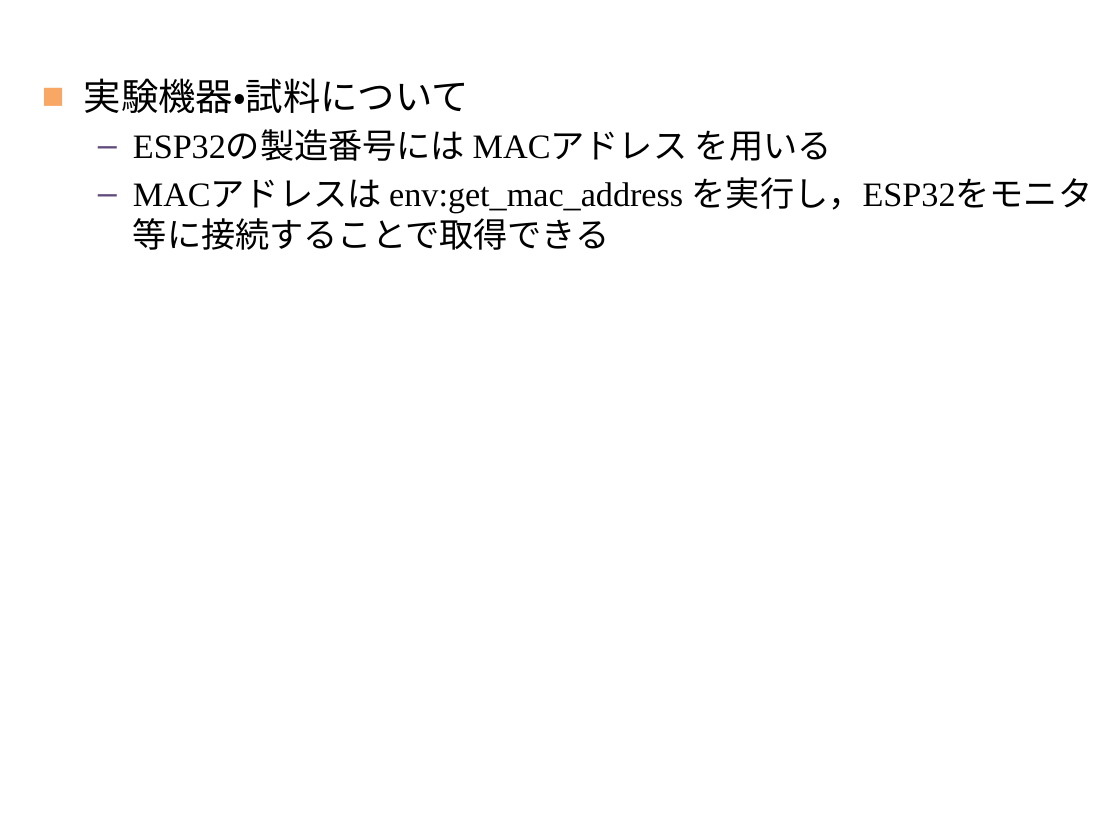
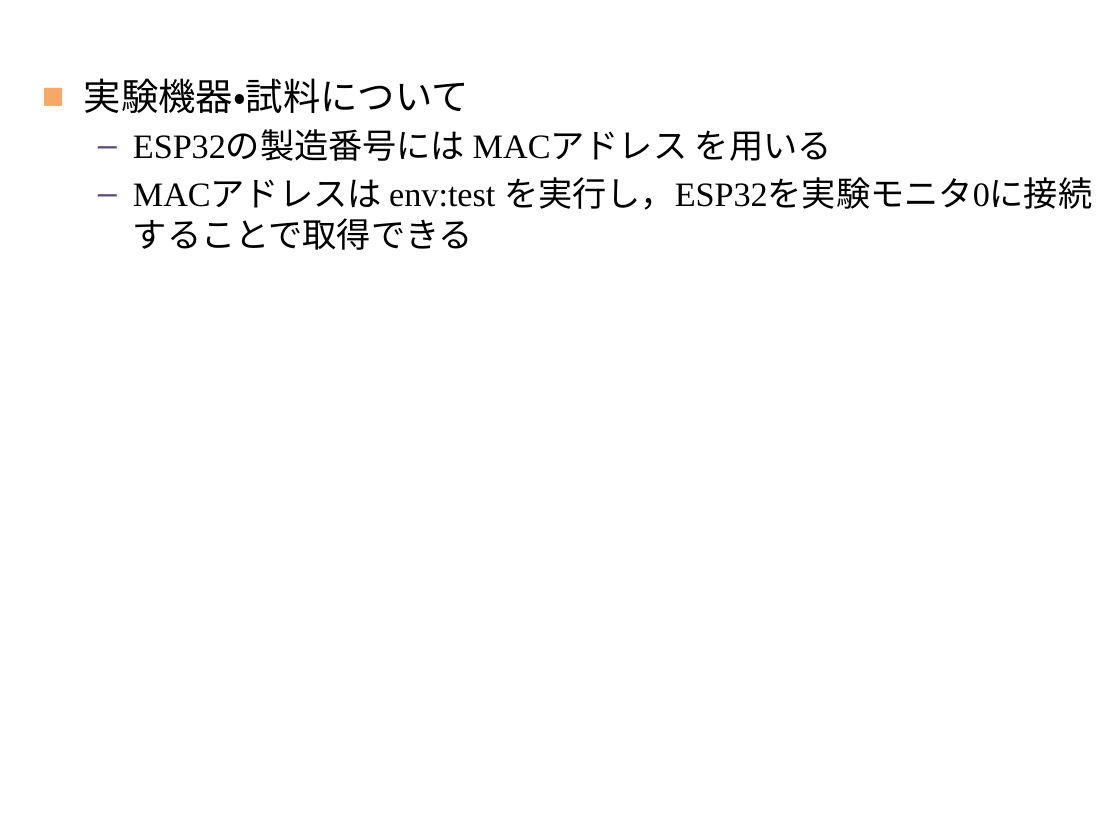
Before and after one commit to Tinbell390/Collision_Avoidance, a slide deck: slide 5 of lesson/slides/第四回授業スライド.pptx. Drawn at 1120x840 pixels with LibreOffice and Linux fonts; fonts in the diff are those of the drawing; background and template pictures are left out. Boxes give left, top, right and bottom in pixels: in the first picture for what was removed or moved away, otherwise in the second. Text is boxed around its words. In the diff, an @@ line names an element or a change of style, - is before the commit and + after.

Commit message:
MACアドレス入手法の変更を授業スライドに適応

```diff
--- a/lesson/slides/第四回授業スライド.pptx
+++ b/lesson/slides/第四回授業スライド.pptx
@@ text at <box>133,177,1092,210</box>: text changed @@
-  – MACアドレスは env:get_mac_address を実行し，ESP32をモニタ等に接続することで取得できる
+  – MACアドレスは env:test を実行し，ESP32を実験モニタ0に接続することで取得できる
```
Also in this commit, not shown: 1 other file.
